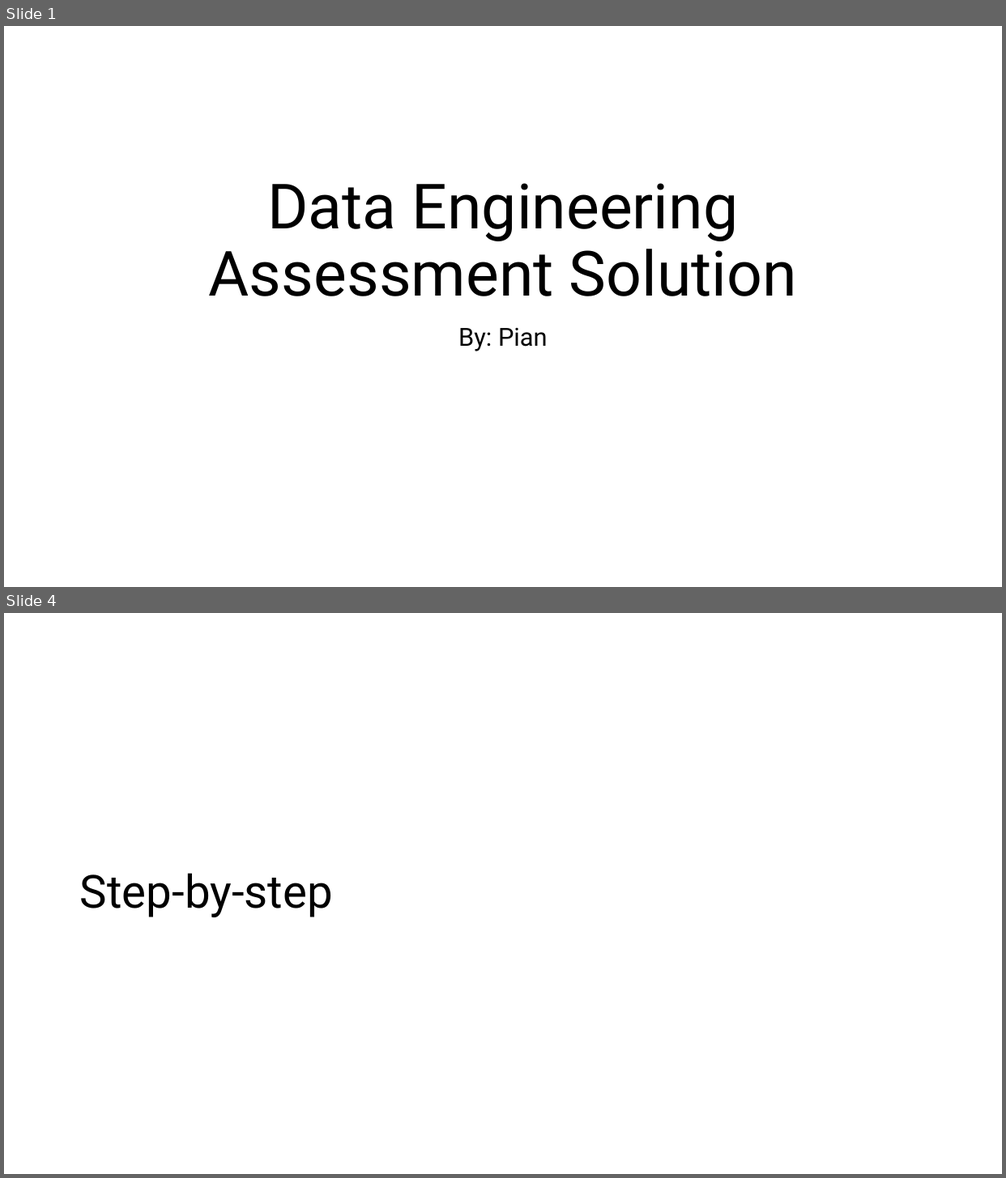
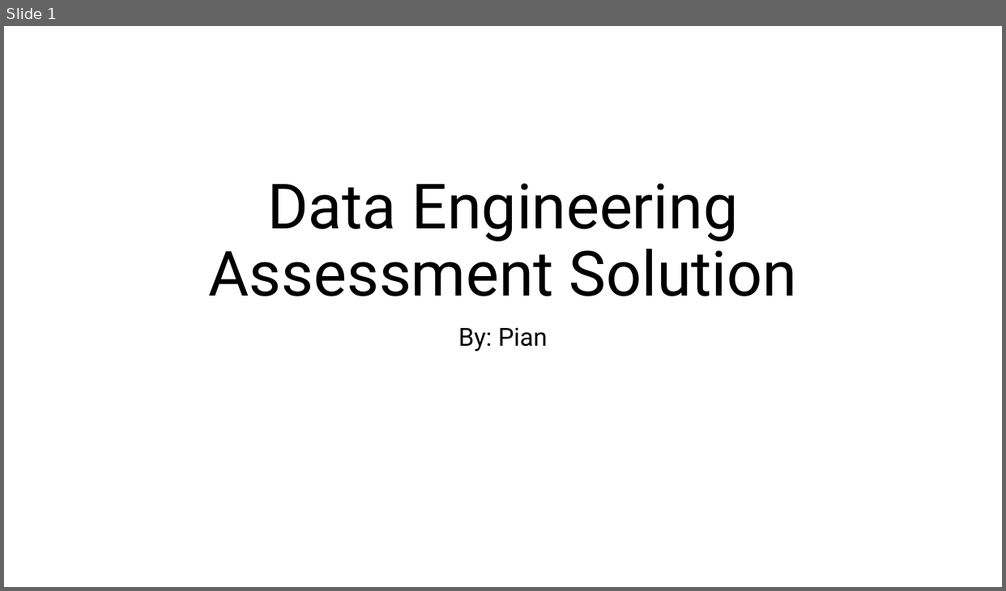
Before and after one commit to HiImPian/DEA_Rockfeather, a slide deck: DEA_solution.pptx. Shown one above the other, each under a label of ours: slides 1 and 4 before the commit, slide 1 after it; the slides between them are not shown. The pictures are 1006x1178 and 1006x591 pixels, drawn with LibreOffice and Linux fonts; fonts in the diff are those of the drawing. Boxes give left, top, right and bottom in pixels: in the first picture for what was removed or moved away, otherwise in the second. Text is boxed around its words. In the diff, an @@ line names an element or a change of style, - is before the commit and + after.

```diff
--- a/DEA_solution.pptx
+++ b/DEA_solution.pptx
@@ slide 4 removed at [4,613,1002,1174], background #FFFFFF @@
@@ title removed at [80,873,333,918] @@
-Step-by-step
```
Also in this commit, not shown: 3 slides changed, 5 slides added, 1 other file.
